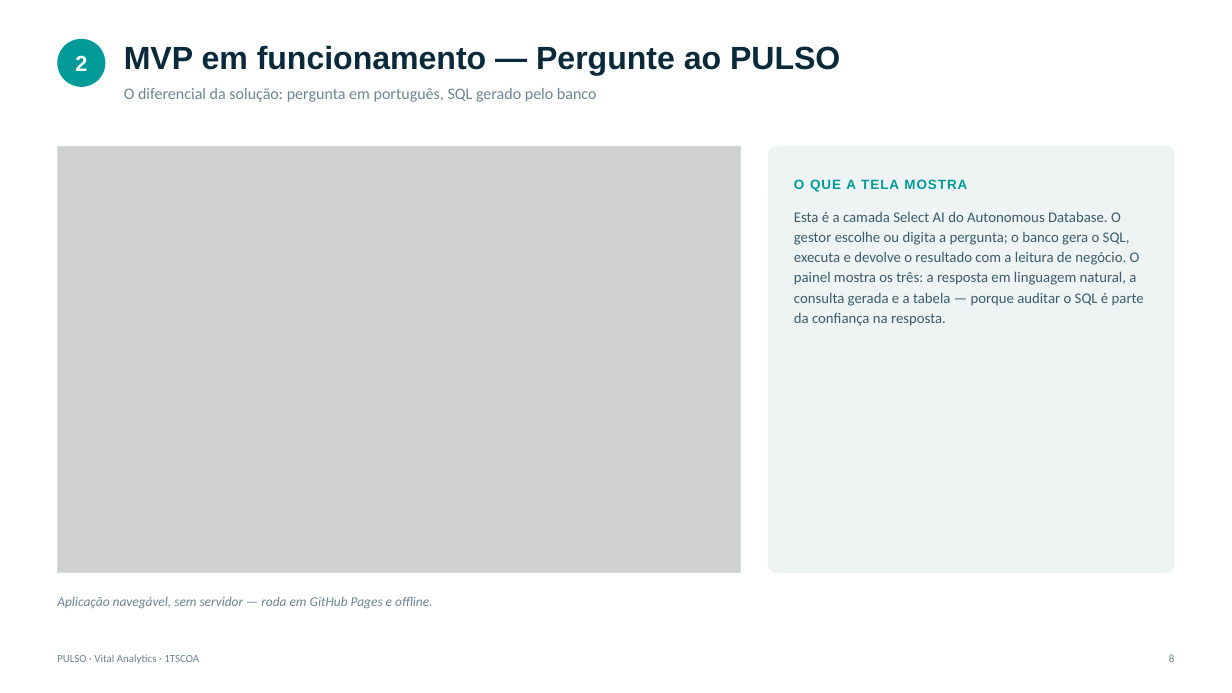
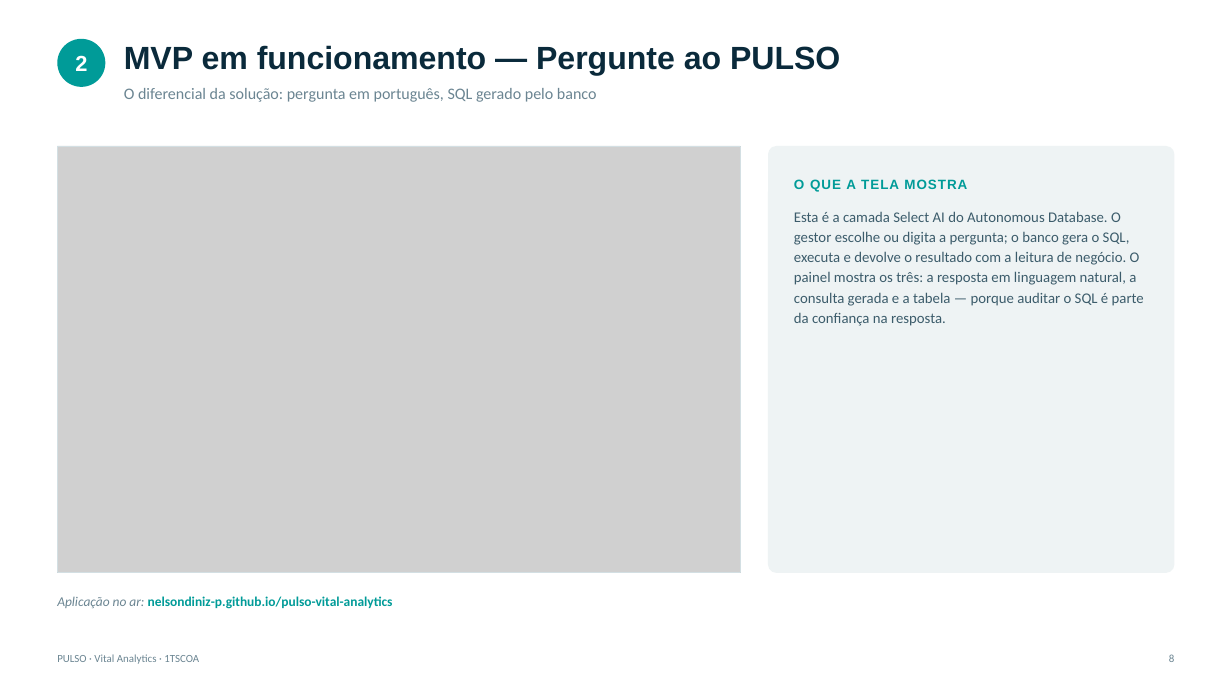
Before and after one commit to nelsondiniz-p/pulso-vital-analytics, a slide deck: slide 8 of EC_Sprint_2_1TSCO_EvidenciasConstrucao_PULSO_VitalAnalytics.pptx. Drawn at 1232x693 pixels with LibreOffice and Linux fonts; fonts in the diff are those of the drawing; grey boxes stand for pictures. Boxes give left, top, right and bottom in pixels: in the first picture for what was removed or moved away, otherwise in the second. Text is boxed around its words. In the diff, an @@ line names an element or a change of style, - is before the commit and + after.

```diff
--- a/EC_Sprint_2_1TSCO_EvidenciasConstrucao_PULSO_VitalAnalytics.pptx
+++ b/EC_Sprint_2_1TSCO_EvidenciasConstrucao_PULSO_VitalAnalytics.pptx
@@ text at (57, 596, 393, 609): text changed; text colour #6B8592 to #009B98; bold on; italic off @@
-Aplicação navegável, sem servidor — roda em GitHub Pages e offline.
+Aplicação no ar: nelsondiniz-p.github.io/pulso-vital-analytics
```
Also in this commit, not shown: 3 other slides changed, 6 other files.
